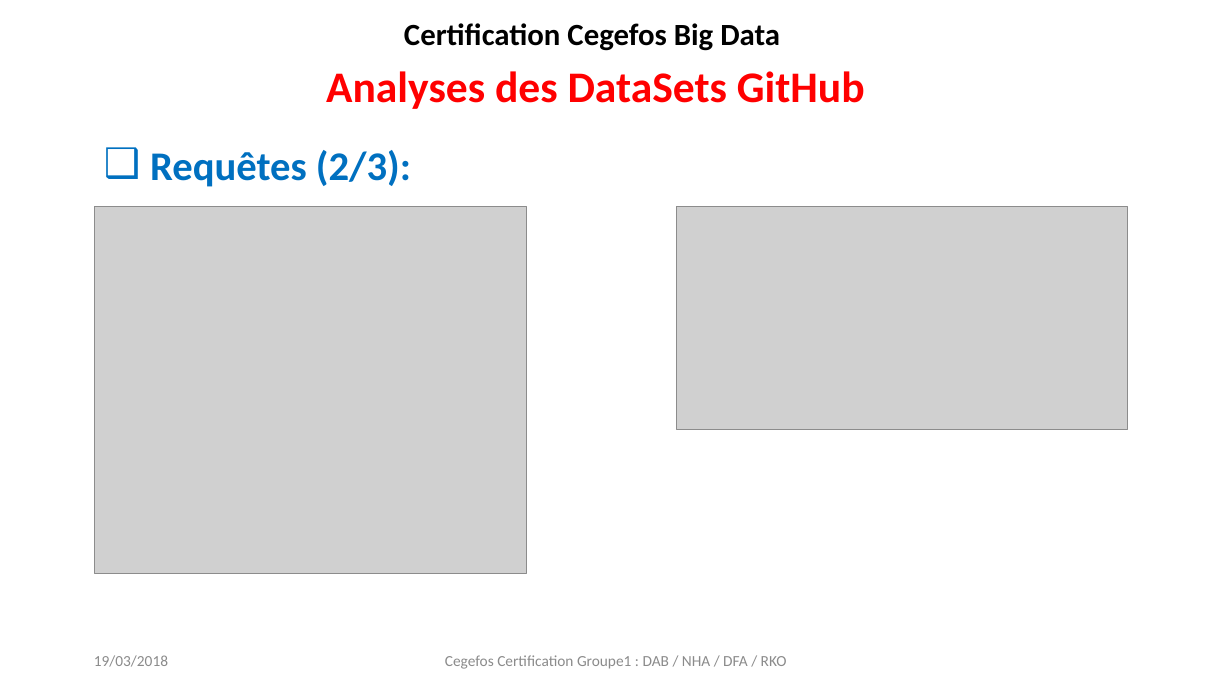
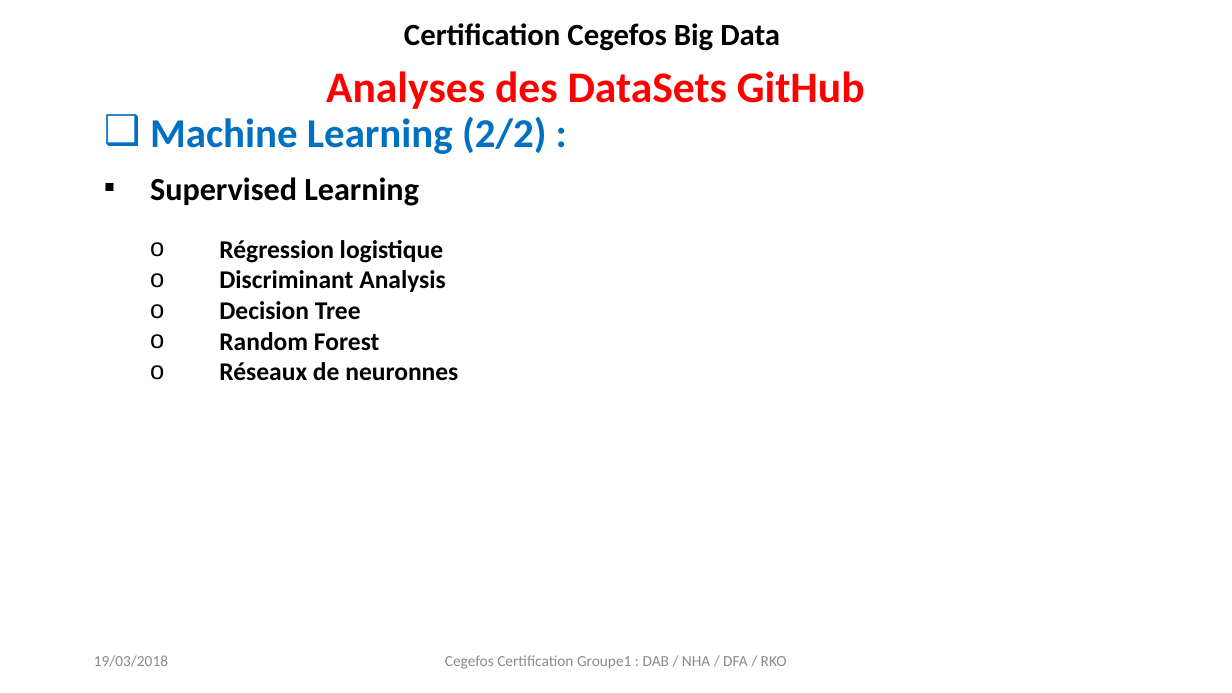
Before and after one commit to chams2012/bigDataGr1, a slide deck: slide 24 of projet_certification_github_group1.pptx (slide 16 before the commit). Drawn at 1232x693 pixels with LibreOffice and Linux fonts; fonts in the diff are those of the drawing; grey boxes stand for pictures. Boxes give left, top, right and bottom in pixels: in the first picture for what was removed or moved away, otherwise in the second. Text is boxed around its words. In the diff, an @@ line names an element or a change of style, - is before the commit and + after.

```diff
--- a/projet_certification_github_group1.pptx
+++ b/projet_certification_github_group1.pptx
@@ text at [150, 117, 546, 381]: text changed; size 31.7 to 19.9 pt; text colour #0070C0 to #000000 @@
-❑ Requêtes (2/3):
+❑ Machine Learning (2/2) :
+▪ Supervised Learning
+  o Régression logistique
+  o Discriminant Analysis
+  o Decision Tree
+  o Random Forest
+  o Réseaux de neuronnes
@@ picture removed at [94, 206, 527, 573] @@
@@ picture removed at [677, 206, 1128, 430] @@
```
Also in this commit, not shown: 16 other slides changed, 2 other files.
